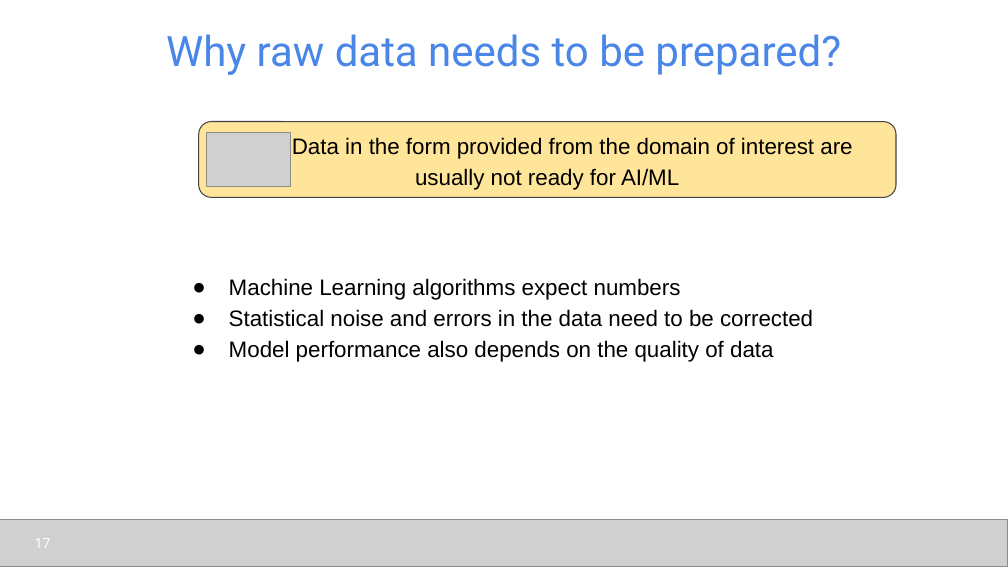
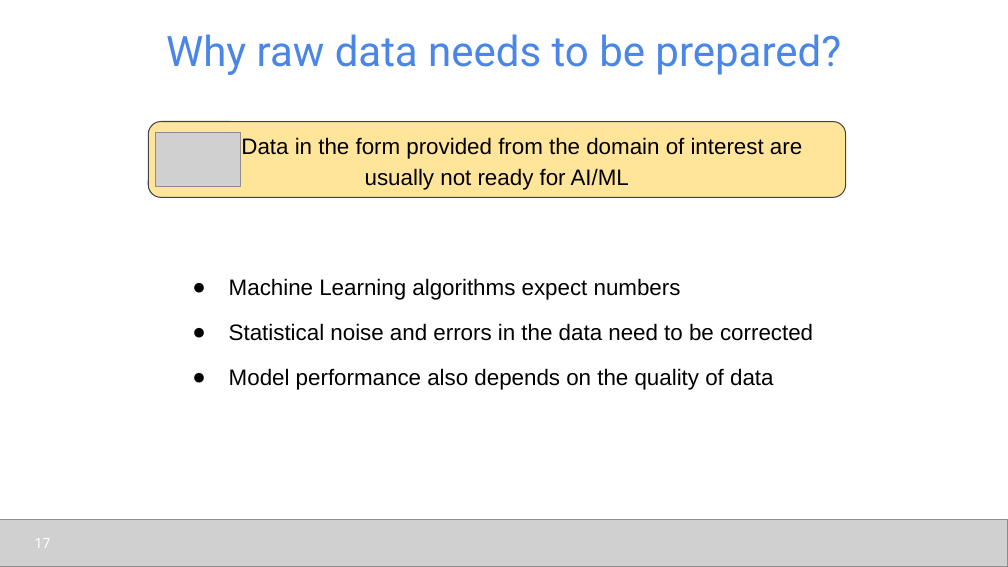
Before and after one commit to udel-cbcb/al_ml_workshop, a slide deck: slide 17 of Day_2/Lectures/Day_2_Lecture_1_Data_Collection_Data_Preparation.pptx. Drawn at 1008x567 pixels with LibreOffice and Linux fonts; fonts in the diff are those of the drawing; grey boxes stand for pictures. Boxes give left, top, right and bottom in pixels: in the first picture for what was removed or moved away, otherwise in the second. Text is boxed around its words. In the diff, an @@ line names an element or a change of style, - is before the commit and + after.

```diff
--- a/Day_2/Lectures/Day_2_Lecture_1_Data_Collection_Data_Preparation.pptx
+++ b/Day_2/Lectures/Day_2_Lecture_1_Data_Collection_Data_Preparation.pptx
@@ rounded rectangle "Data in the form provided ..." moved from (x1=199, y1=122, x2=896, y2=198) to (x1=148, y1=122, x2=846, y2=198) @@
@@ picture moved from (x1=207, y1=132, x2=291, y2=186) to (x1=156, y1=132, x2=241, y2=186) @@
@@ text at (x1=229, y1=323, x2=813, y2=390): more space between paragraphs @@
```
Also in this commit, not shown: 2 other slides changed, 3 other files.
